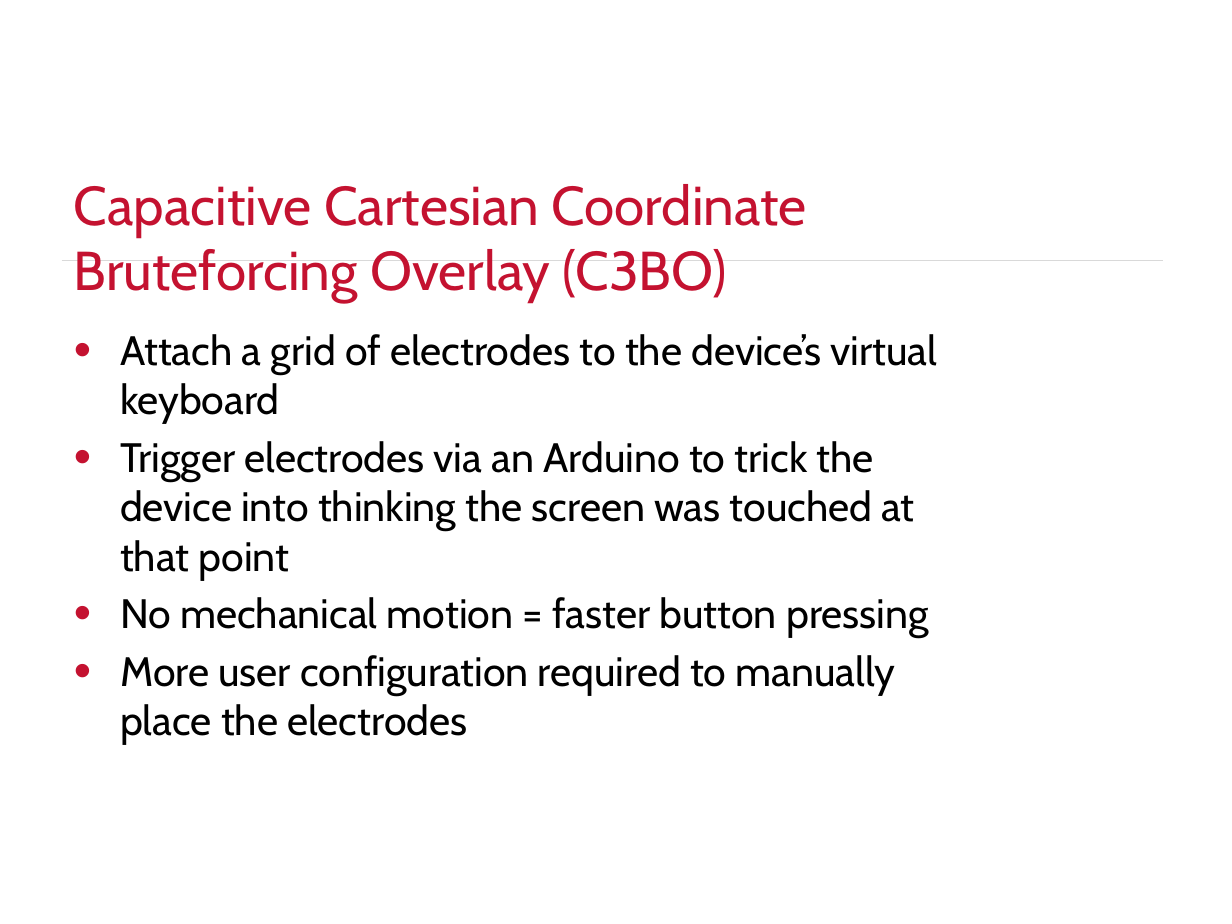
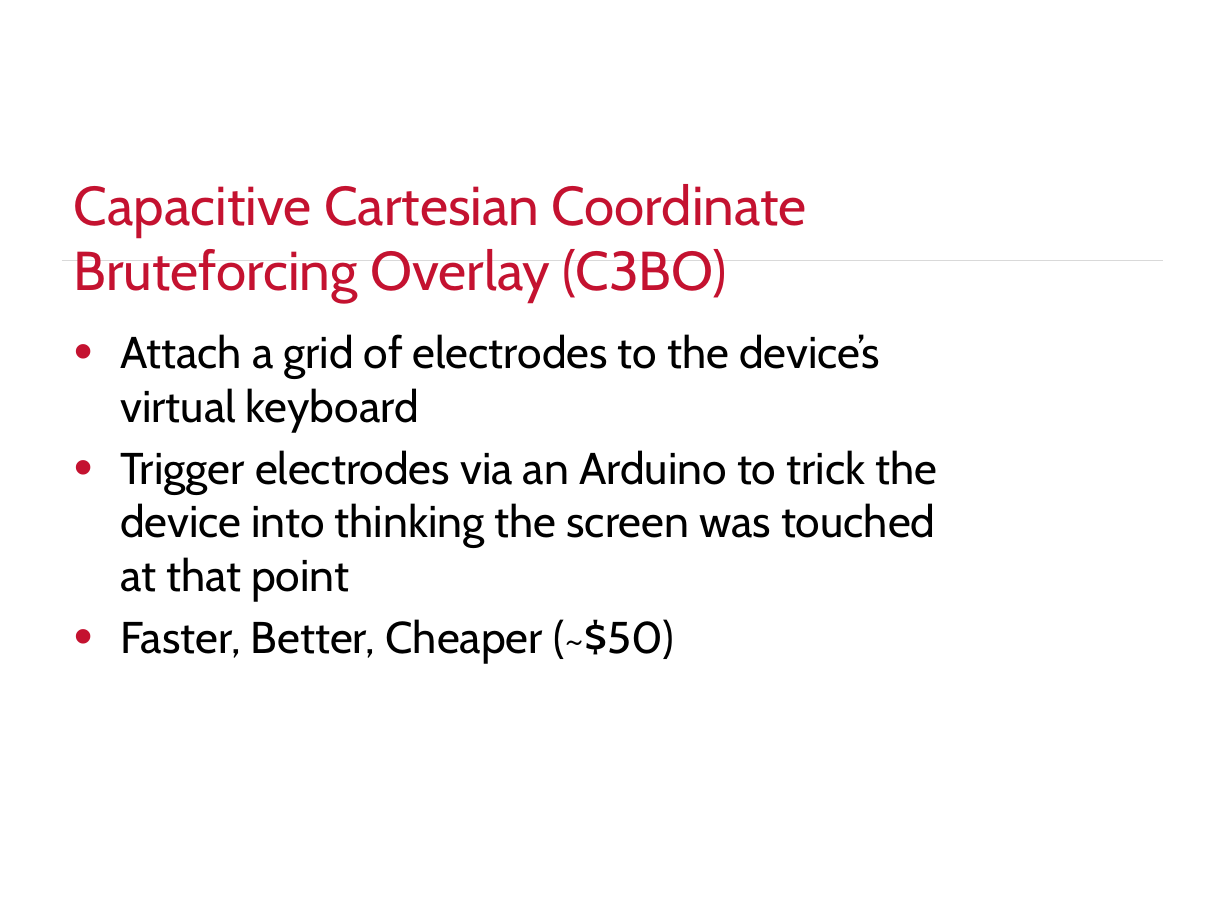
Before and after one commit to justinengler/BruteController, a slide deck: slide 14 of Automated PIN Cracking.pptx (slide 16 before the commit). Drawn at 1232x924 pixels with LibreOffice and Linux fonts; fonts in the diff are those of the drawing; background and template pictures are left out. Boxes give left, top, right and bottom in pixels: in the first picture for what was removed or moved away, otherwise in the second. Text is boxed around its words. In the diff, an @@ line names an element or a change of style, - is before the commit and + after.

```diff
--- a/Automated PIN Cracking.pptx
+++ b/Automated PIN Cracking.pptx
@@ text at bbox=[120, 334, 937, 601]: size 24.1 to 26 pt in "Attach a grid of electrodes to the ...", "Trigger electrodes via an Arduino to trick ..." @@
@@ text at bbox=[120, 619, 674, 664]: text changed; size 24.1 to 26 pt @@
-• No mechanical motion = faster button pressing
-• More user configuration required to manually place the electrodes
+• Faster, Better, Cheaper (~$50)
```
Also in this commit, not shown: 8 other slides changed, 3 slides added, 5 slides removed, 2 other files.
